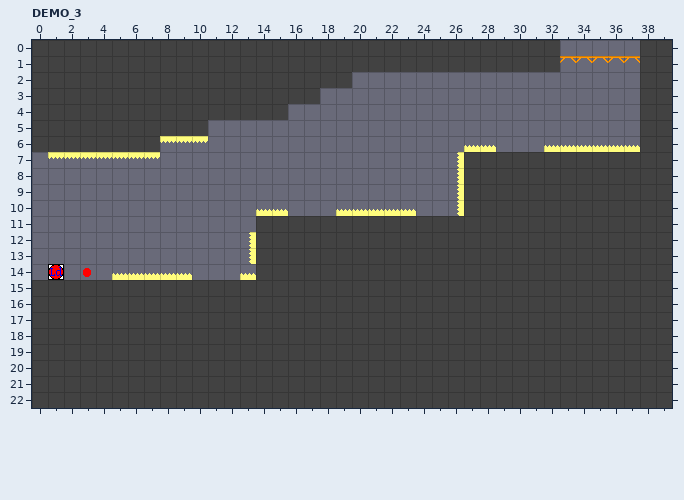
One commit to this LDtk project: Assets/Resources/LDtk/Demo.ldtk. The first picture shows the starting point.
Cells are 16x16 px. Shown: DEMO_3 x 0..39, y 0..22. The commit also changed other parts of the map, which this record leaves out.
New version:
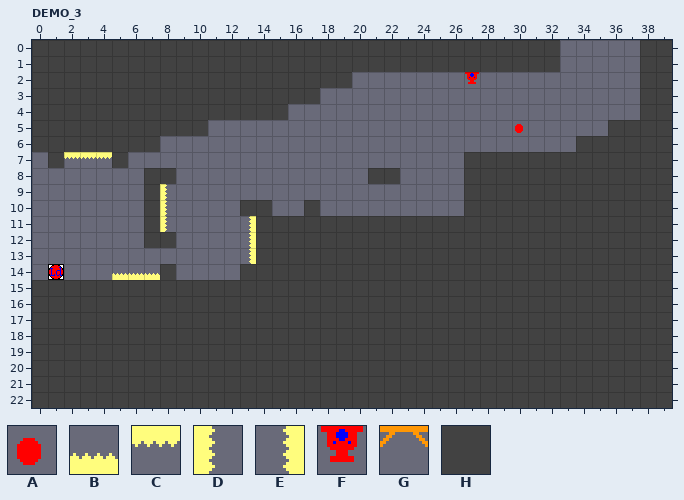
Key: from "ENTITIES": A 1, B 16, C 17, D 24, E 25, F 46, G 67; from "GROUND": H 0.
_ is an empty cell.
Commit message: added alot more ldtk entities
Diff:
Layer "GROUND":
Tile H now appears in row 5 at x 36 to 37; in row 6 at x 34 to 37; in row 7 at x 1 and 5; in row 8 at x 7 to 8 and 21 to 22; in row 9 at x 7; in row 10 at x 7, 13 to 14 and 17.
Tile H now appears in row 11 at x 7; in row 12 at x 7 to 8; in row 14 at x 8 and 13.
Layer "ENTITIES":
Tile A now appears in row 5 at x 30.
Tile D now appears in rows 9 to 11 at x 8.
Tile E now appears in row 11 at x 13.
Tile F now appears in row 2 at x 27.
The author cleared tile A in row 14 at x 3.
The author cleared tile B in row 6 at x 27 to 28 and 32 to 37; in row 10 at x 14 to 15 and 19 to 23; in row 14 at x 8 to 9 and 13.
The author cleared tile C in row 6 at x 8 to 10; in row 7 at x 1 and 5 to 7.
The author cleared tile E in rows 7 to 10 at x 26.
The author cleared tile G in row 1 at x 33 to 37.
